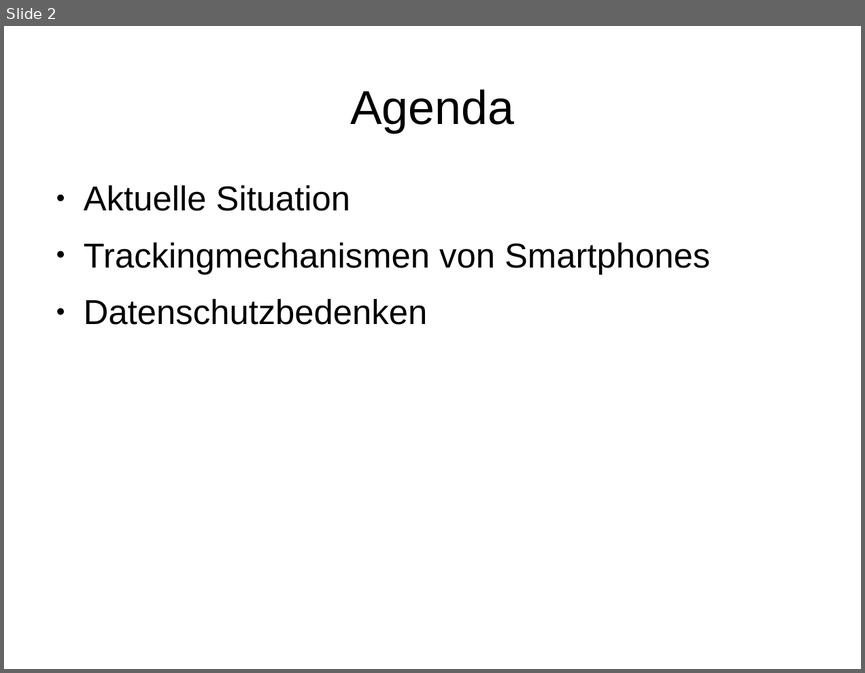
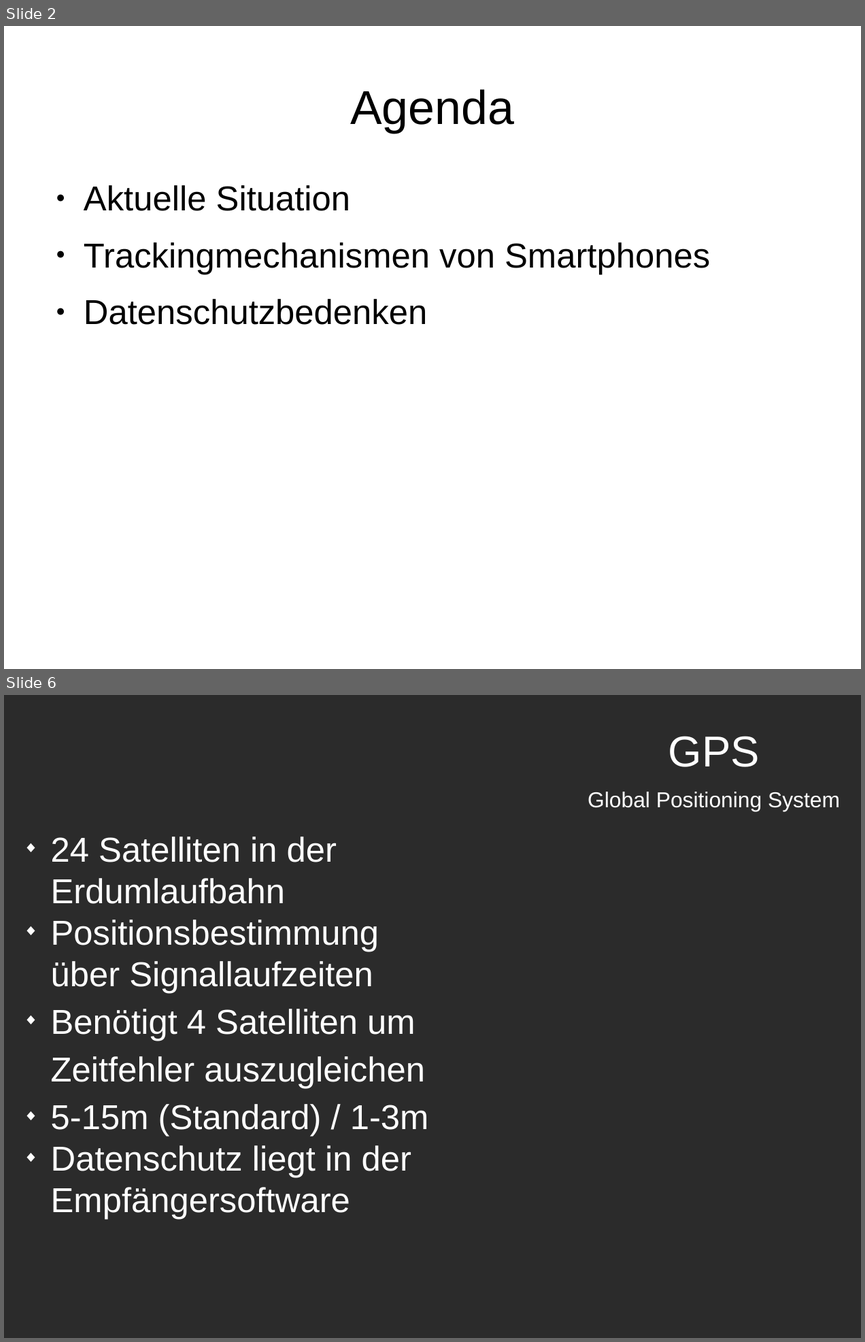
Before and after one commit to Goldwaage/MobileGeolocating, a slide deck: Presentation/4_B_Döringk_Kasper_Ryvkin.odp. Shown one above the other, each under a label of ours: slide 2 before the commit, slides 2 and 6 after it; the slides between them are not shown. The pictures are 865x673 and 865x1342 pixels, drawn with LibreOffice and Linux fonts; fonts in the diff are those of the drawing; background and template pictures are left out; a plain dark background stands for a picture behind light text. Boxes give left, top, right and bottom in pixels: in the first picture for what was removed or moved away, otherwise in the second. Text is boxed around its words. In the diff, an @@ line names an element or a change of style, - is before the commit and + after.

```diff
--- a/Presentation/4_B_Döringk_Kasper_Ryvkin.odp
+++ b/Presentation/4_B_Döringk_Kasper_Ryvkin.odp
@@ slide 6 added at (4, 695, 861, 1338), background picture (left out) @@
@@ text added at (587, 736, 840, 811), 20 pt, text #FFFFFF @@
+GPS
+Global Positioning System
@@ text added at (51, 836, 429, 1178), 32 pt, text #FFFFFF @@
+◆ 24 Satelliten in der Erdumlaufbahn
+◆ Positionsbestimmung über Signallaufzeiten
+◆ Benötigt 4 Satelliten um Zeitfehler auszugleichen
+◆ 5-15m (Standard) / 1-3m
+◆ Datenschutz liegt in der Empfängersoftware
```
Also in this commit, not shown: 5 other slides added, 3 slides removed.
